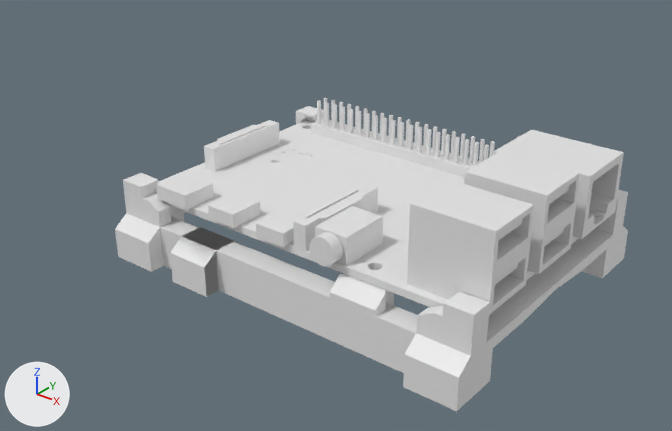
Before and after pictures for a commit that changed the Blender file blender/cases/raspberry_pi_plate.blend.
One viewpoint serves both versions: a 50 mm lens placed at (104.3, -149.9, 81.2), pointed at (-3.9, -14.7, -2.7). Arrows for +X, +Y and +Z are at lower left; the lights stay in place.

In view in the first picture: 'Raspberry_Pi_4_B_3D_Model', 'holder'.
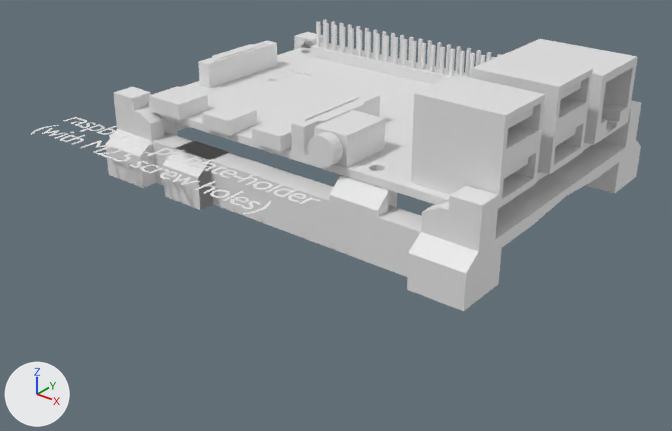
Changed parts and their boxes [x1, y1, x2, y2] in the pictures (672 x 431 px):
'Raspberry_Pi_4_B_3D_Model', moved: before [154, 98, 624, 315]; after [146, 20, 638, 209]
'holder', moved: before [115, 106, 628, 411]; after [105, 32, 641, 311]
'Text.013', added: after [31, 117, 320, 214]

Diff of the bpy script that builds the scene:
```diff
--- a/blender/cases/raspberry_pi_plate.blend.py
+++ b/blender/cases/raspberry_pi_plate.blend.py
@@ txt_label_cube_1x1_013 @@
+txt_label_cube_1x1_013 = bpy.data.curves.new('label_cube_1x1.013', 'FONT')
+txt_label_cube_1x1_013.body = 'raspberry_pi_plate-holder\n(with M2.5 screw holes)'
+txt_label_cube_1x1_013.size = 1.04
+txt_label_cube_1x1_013.space_character = 0.9
@@ ob_holder @@
 ob_holder = bpy.data.objects.new('holder', me_cube_031)
-ob_holder.location = (18.0, 36.8, -3.2)
+ob_holder.location = (18.0, 36.8, 16.8)
 _m = ob_holder.modifiers.new('Mirror', 'MIRROR')
@@ ob_raspberry_pi_4_b_3d_model @@
 ob_raspberry_pi_4_b_3d_model = bpy.data.objects.new('Raspberry_Pi_4_B_3D_Model', me_raspberry_pi_4_b_3d_model)
-ob_raspberry_pi_4_b_3d_model.location = (-4.7, -1.3, -5.2)
+ob_raspberry_pi_4_b_3d_model.location = (-4.7, -1.3, 14.8)
@@ ob_text_013 @@
+ob_text_013 = bpy.data.objects.new('Text.013', txt_label_cube_1x1_013)
+ob_text_013.parent = ob_holder
+ob_text_013.matrix_parent_inverse = Matrix(((1.0, 0.0, 0.0, -18.05), (0.0, 1.0, 0.0, -36.75), (0.0, 0.0, 1.0, -16.81), (0.0, 0.0, 0.0, 1.0)))
+ob_text_013.location = (-51.0, -45.0, 16.0)
+ob_text_013.scale = (6.75, 6.75, 6.75)
```
